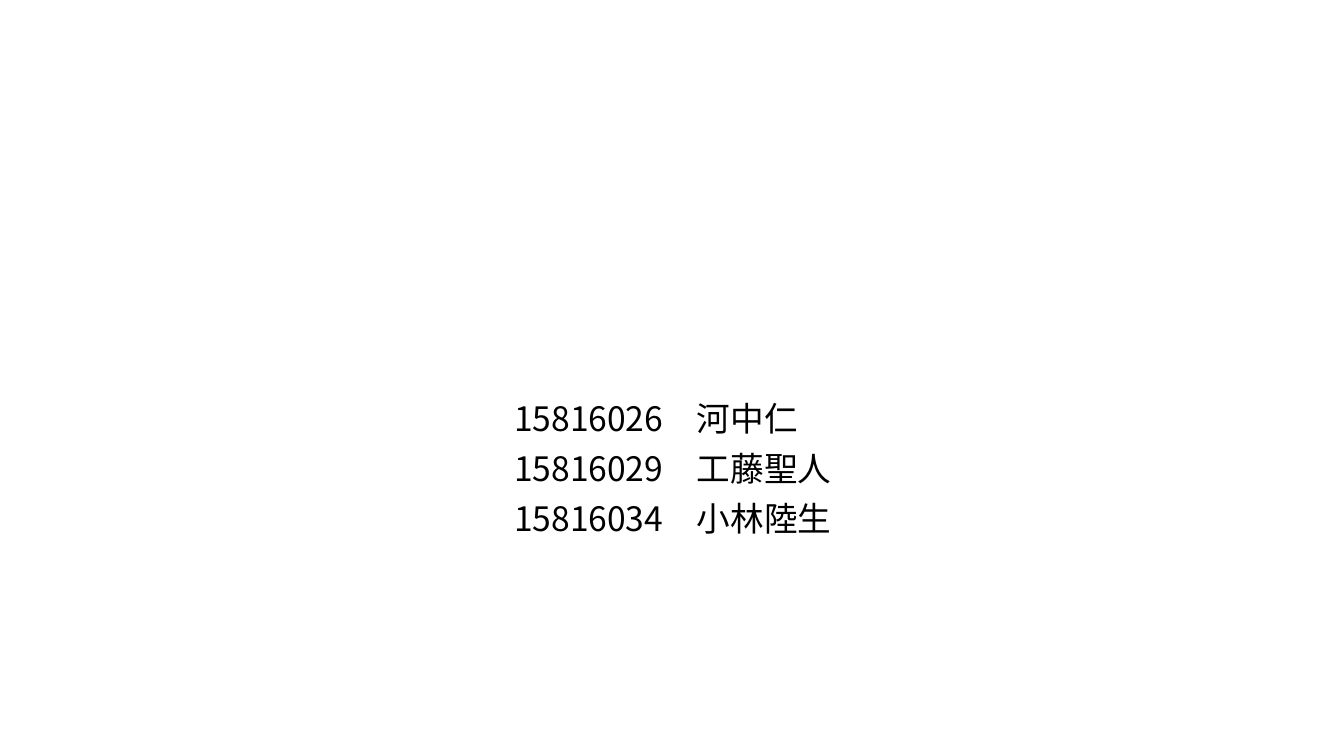
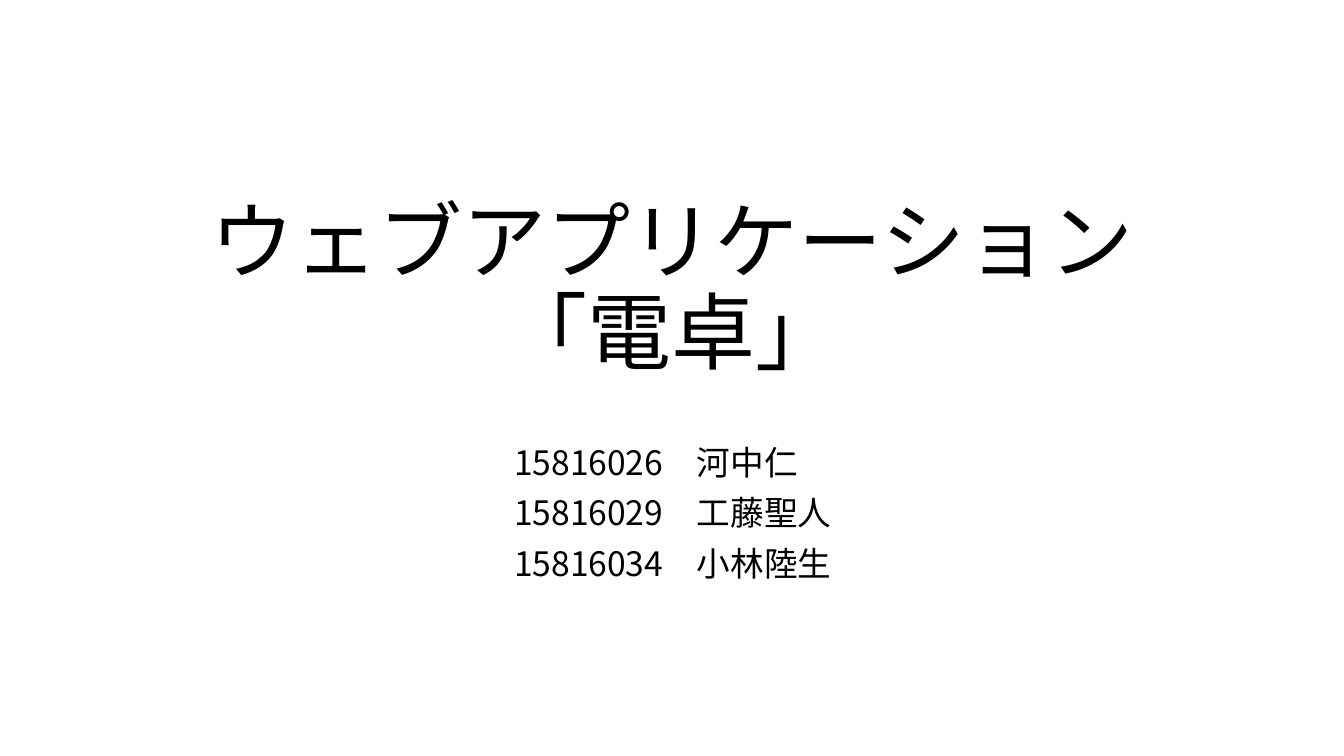
Before and after one commit to a5816029/dentaku, a slide deck: slide 1 of dentaku.pptx. Drawn at 1344x756 pixels with LibreOffice and Linux fonts; fonts in the diff are those of the drawing. Boxes give left, top, right and bottom in pixels: in the first picture for what was removed or moved away, otherwise in the second. Text is boxed around its words. In the diff, an @@ line names an element or a change of style, - is before the commit and + after.

```diff
--- a/dentaku.pptx
+++ b/dentaku.pptx
@@ title added at (x1=211, y1=200, x2=1133, y2=371), 60 pt, text #000000 @@
+ウェブアプリケーション「電卓」
@@ subtitle "15816026 河中仁" moved from (x1=514, y1=402, x2=831, y2=534) to (x1=514, y1=446, x2=831, y2=579) @@
```
Also in this commit, not shown: 4 other slides changed, 4 slides added.
